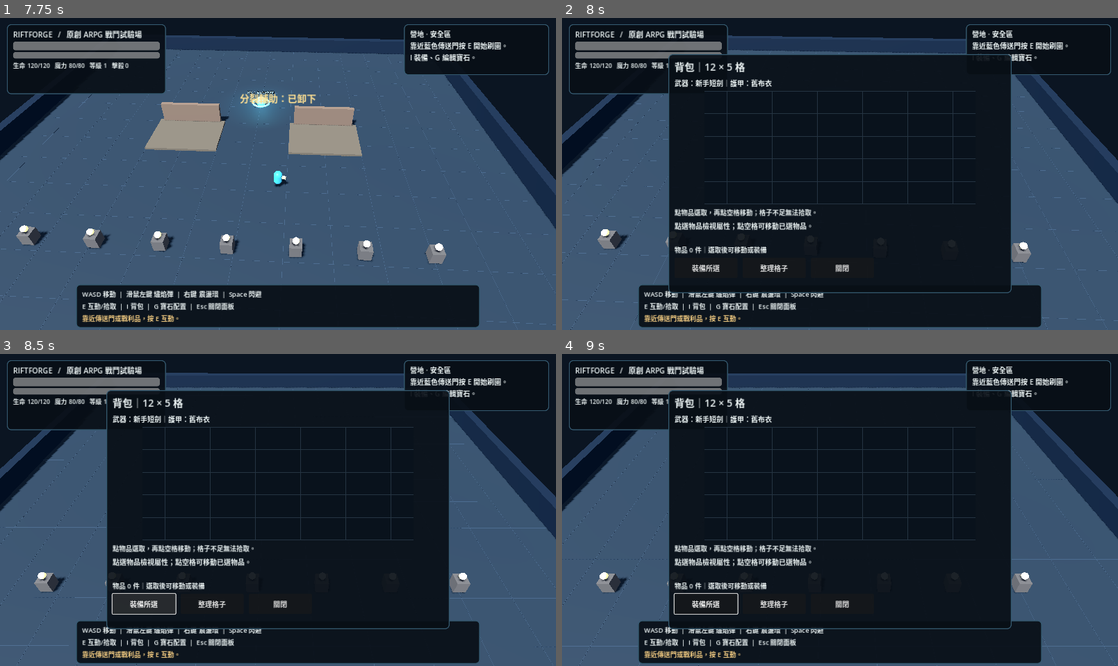
Above: before the commit, frames 1-4 (two rows, left to right).
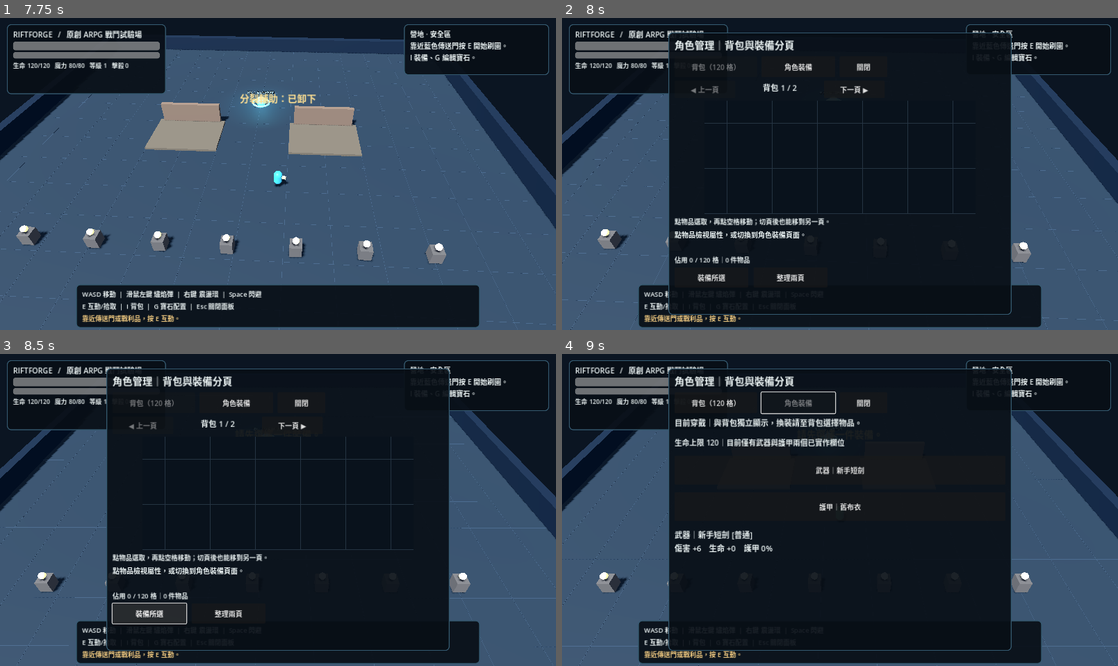
Above: after the commit, the same moments.

Repository: Lucypigr/Riftforge-Godot
Game: Godot game, scene res://scenes/main.tscn
The game is run twice, just before and just after one commit, with the same random seed, the same clock (stepped at 60 frames per second) and the same inputs.
Inputs (mouse positions are in pixels of both pictures, inside the frame that each line leads up to):
- Up to frame 1 (7.75 s): tap Enter at 0.5 s; move the mouse to (400, 158) at 0.52 s; press the mouse at (400, 158) at 0.53 s; hold D (move_right) 0.53-1.25 s; release the mouse at (400, 158) at 1.25 s; drag from (166, 189) to (250, 236) at 1.27 s; move the mouse to (333, 105) at 2.02 s; hold D (move_right) 2.03-2.75 s; tap G (gems) at 2.1 s; click "藍孔：穿透輔助 — 可再命中 1 隻敵人" at 2.75 s; click "藍孔：穿透輔助 — 可再命中 1 隻敵人" at 3.5 s; click "藍孔：穿透輔助 — 可再命中 1 隻敵人" at 4.25 s; click "綠孔：分裂輔助 — 3 顆投射物，每顆傷害 ×0.78" at 5 s; click "完成 [G]" at 5.75 s; tap Space (dash) at 6.5 s; drag from (250, 236) to (111, 127) at 6.52 s; move the mouse to (444, 220) at 7.27 s; hold A (move_left) from 7.28 s (still down); right-click (444, 220) at 7.35 s
- Up to frame 2 (8 s): keep holding A (move_left); tap I (inventory) at 7.9 s
- Up to frame 3 (8.5 s): release A (move_left) at 8 s; click "裝備所選" at 8 s
- Up to frame 4 (9 s): click (795, 403) at 8.75 s, where only the run after the commit has a clickable "角色裝備"

Frame 1 is identical in both runs. In frame 2, 8.6% of the frame differs, in the area x 19-81%, y 4-96%; in frame 3, 9.2%; in frame 4, 9.2%.

Commit message:
Separate equipment and backpack tabs and add inventory page navigation

Diff:
--- a/scripts/grid_hud.gd
+++ b/scripts/grid_hud.gd
@@ -1,77 +1,197 @@
 extends "res://scripts/hud.gd"
-## Grid is gameplay state, not decorative slots; equip/move uses grid validation.
+## Two distinct functional tabs: a 120-cell bag and a character equipment page.
 const Grid = preload("res://scripts/grid_inventory.gd")
 const GridView = preload("res://scripts/inventory_grid_view.gd")
-const INVENTORY_PANEL_SIZE := Vector2(790, 550)
+const INVENTORY_PANEL_SIZE := Vector2(790, 650)
 var _grid_view: Control
 var _grid_status: Label
 var _overflow_choices: OptionButton
+var _bag_page: VBoxContainer
+var _equipment_page: VBoxContainer
+var _bag_tab_button: Button
+var _equipment_tab_button: Button
+var _prev_button: Button
+var _next_button: Button
+var _page_label: Label
+var _weapon_button: Button
+var _armor_button: Button
+var _equipment_details: Label
+var _active_tab := 0
+var _grid_page := 0
 var _selected_index := -1
+var _inspected_slot := "weapon"
 
 func _build_inventory() -> void:
-	_inventory_panel = _panel(-395, -275, 395, 275, true)
+	_inventory_panel = _panel(-395, -325, 395, 325, true)
 	_inventory_panel.visible = false
 	var layout := VBoxContainer.new()
-	layout.add_theme_constant_override("separation", 7)
+	layout.add_theme_constant_override("separation", 8)
 	_inventory_panel.add_child(layout)
-	layout.add_child(_label("背包｜12 × 5 格", 23))
-	_equipment = _label("", 16)
-	layout.add_child(_equipment)
+	layout.add_child(_label("角色管理｜背包與裝備分頁", 23))
+	var tabs := HBoxContainer.new()
+	tabs.add_theme_constant_override("separation", 10)
+	layout.add_child(tabs)
+	_bag_tab_button = Button.new()
+	_bag_tab_button.text = "背包（120 格）"
+	_bag_tab_button.custom_minimum_size = Vector2(190, 48)
+	_bag_tab_button.pressed.connect(_open_bag)
+	tabs.add_child(_bag_tab_button)
+	_equipment_tab_button = Button.new()
+	_equipment_tab_button.text = "角色裝備"
+	_equipment_tab_button.custom_minimum_size = Vector2(170, 48)
+	_equipment_tab_button.pressed.connect(_open_equipment)
+	tabs.add_child(_equipment_tab_button)
+	var close_button := Button.new()
+	close_button.text = "關閉"
+	close_button.custom_minimum_size = Vector2(110, 48)
+	close_button.pressed.connect(toggle_inventory)
+	tabs.add_child(close_button)
+
+	_bag_page = VBoxContainer.new()
+	_bag_page.add_theme_constant_override("separation", 6)
+	layout.add_child(_bag_page)
+	var navigation := HBoxContainer.new()
+	navigation.add_theme_constant_override("separation", 12)
+	_bag_page.add_child(navigation)
+	_prev_button = Button.new()
+	_prev_button.text = "◀ 上一頁"
+	_prev_button.custom_minimum_size = Vector2(140, 40)
+	_prev_button.pressed.connect(_previous_page)
+	navigation.add_child(_prev_button)
+	_page_label = _label("", 18)
+	_page_label.custom_minimum_size = Vector2(180, 36)
+	_page_label.horizontal_alignment = HORIZONTAL_ALIGNMENT_CENTER
+	navigation.add_child(_page_label)
+	_next_button = Button.new()
+	_next_button.text = "下一頁 ▶"
+	_next_button.custom_minimum_size = Vector2(140, 40)
+	_next_button.pressed.connect(_next_page)
+	navigation.add_child(_next_button)
 	_grid_view = GridView.new()
 	_grid_view.custom_minimum_size = Vector2(624, 260)
 	_grid_view.size_flags_horizontal = Control.SIZE_SHRINK_CENTER
-	layout.add_child(_grid_view)
+	_bag_page.add_child(_grid_view)
 	_grid_view.cell_pressed.connect(_on_grid_cell)
-	layout.add_child(_label("點物品選取，再點空格移動；格子不足無法拾取。", 15))
+	_bag_page.add_child(_label("點物品選取，再點空格移動；切頁後也能移到另一頁。", 15))
 	_item_details = _label("點選物品檢視屬性", 16)
-	_item_details.custom_minimum_size = Vector2(0, 48)
+	_item_details.custom_minimum_size = Vector2(0, 52)
 	_item_details.autowrap_mode = TextServer.AUTOWRAP_WORD_SMART
-	layout.add_child(_item_details)
+	_bag_page.add_child(_item_details)
 	_grid_status = _label("", 15)
-	layout.add_child(_grid_status)
+	_bag_page.add_child(_grid_status)
 	_overflow_choices = OptionButton.new()
 	_overflow_choices.visible = false
 	_overflow_choices.item_selected.connect(_on_overflow_selected)
-	layout.add_child(_overflow_choices)
-	var actions := HBoxContainer.new()
-	actions.add_theme_constant_override("separation", 12)
-	layout.add_child(actions)
+	_bag_page.add_child(_overflow_choices)
+	var bag_actions := HBoxContainer.new()
+	bag_actions.add_theme_constant_override("separation", 12)
+	_bag_page.add_child(bag_actions)
 	var equip_button := Button.new()
 	equip_button.text = "裝備所選"
-	equip_button.custom_minimum_size = Vector2(145, 46)
+	equip_button.custom_minimum_size = Vector2(170, 46)
 	equip_button.pressed.connect(_equip_selected)
-	actions.add_child(equip_button)
+	bag_actions.add_child(equip_button)
 	var tidy_button := Button.new()
-	tidy_button.text = "整理格子"
-	tidy_button.custom_minimum_size = Vector2(145, 46)
+	tidy_button.text = "整理兩頁"
+	tidy_button.custom_minimum_size = Vector2(170, 46)
 	tidy_button.pressed.connect(_repack)
-	actions.add_child(tidy_button)
-	var close_button := Button.new()
-	close_button.text = "關閉"
-	close_button.custom_minimum_size = Vector2(145, 46)
-	close_button.pressed.connect(toggle_inventory)
-	actions.add_child(close_button)
+	bag_actions.add_child(tidy_button)
+
+	_equipment_page = VBoxContainer.new()
+	_equipment_page.add_theme_constant_override("separation", 18)
+	layout.add_child(_equipment_page)
+	_equipment_page.add_child(_label("目前穿戴｜與背包獨立顯示，換裝請至背包選擇物品。", 18))
+	_equipment = _label("", 17)
+	_equipment_page.add_child(_equipment)
+	_weapon_button = Button.new()
+	_weapon_button.custom_minimum_size = Vector2(580, 66)
+	_weapon_button.pressed.connect(_inspect_weapon)
+	_equipment_page.add_child(_weapon_button)
+	_armor_button = Button.new()
+	_armor_button.custom_minimum_size = Vector2(580, 66)
+	_armor_button.pressed.connect(_inspect_armor)
+	_equipment_page.add_child(_armor_button)
+	_equipment_details = _label("", 18)
+	_equipment_details.custom_minimum_size = Vector2(0, 100)
+	_equipment_details.autowrap_mode = TextServer.AUTOWRAP_WORD_SMART
+	_equipment_page.add_child(_equipment_details)
+	_bag_page.visible = true
+	_equipment_page.visible = false
+	_refresh_inventory()
+
+func toggle_inventory() -> void:
+	super.toggle_inventory()
+	if inventory_open:
+		_show_tab(0)
+
+func _open_bag() -> void:
+	_show_tab(0)
+
+func _open_equipment() -> void:
+	_show_tab(1)
+
+func _show_tab(target: int) -> void:
+	_active_tab = clampi(target, 0, 1)
+	_bag_page.visible = _active_tab == 0
+	_equipment_page.visible = _active_tab == 1
+	_bag_tab_button.disabled = _active_tab == 0
+	_equipment_tab_button.disabled = _active_tab == 1
+	_refresh_inventory()
+
+func _previous_page() -> void:
+	_set_grid_page(_grid_page - 1)
+
+func _next_page() -> void:
+	_set_grid_page(_grid_page + 1)
+
+func _set_grid_page(next_page: int) -> void:
+	_grid_page = clampi(next_page, 0, Grid.PAGE_COUNT - 1)
+	_refresh_inventory()
 
 func _refresh_inventory() -> void:
-	if game == null:
+	if game == null or _grid_view == null:
 		return
 	if _selected_index >= game.inventory.size():
 		_selected_index = -1
-	_equipment.text = "武器：%s｜護甲：%s" % [game.equipment["weapon"]["name"], game.equipment["armor"]["name"]]
-	_grid_view.show_items(game.inventory, _selected_index)
+	_grid_view.show_items(game.inventory, _selected_index, _grid_page)
+	_page_label.text = "背包 %d / %d" % [_grid_page + 1, Grid.PAGE_COUNT]
+	_prev_button.disabled = _grid_page <= 0
+	_next_button.disabled = _grid_page >= Grid.PAGE_COUNT - 1
 	var extra := Grid.overflow_count(game.inventory)
-	_grid_status.text = "物品 %d 件｜未能放入格子的舊物品 %d 件" % [game.inventory.size(), extra] if extra > 0 else "物品 %d 件｜選取後可移動或裝備" % game.inventory.size()
+	var cells := Grid.occupied_cells(game.inventory)
+	_grid_status.text = "佔用 %d / %d 格｜%d 件物品" % [cells, Grid.COLS * Grid.ROWS, game.inventory.size()]
+	if extra > 0:
+		_grid_status.text += "｜舊檔待整理 %d 件" % extra
 	_overflow_choices.clear()
 	for i in range(game.inventory.size()):
 		var item: Dictionary = game.inventory[i]
 		if not Grid.placed(item):
 			_overflow_choices.add_item("舊檔溢出：%s" % str(item.get("name", "未知物品")), i)
 	_overflow_choices.visible = extra > 0
+	var weapon: Dictionary = game.equipment["weapon"]
+	var armor: Dictionary = game.equipment["armor"]
+	_equipment.text = "生命上限 %d｜目前僅有武器與護甲兩個已實作欄位" % int(game.player.max_hp)
+	_weapon_button.text = "武器｜%s" % str(weapon.get("name", "未知"))
+	_armor_button.text = "護甲｜%s" % str(armor.get("name", "未知"))
+	_inspect_equipped(_inspected_slot)
 	_update_selection()
+
+func _inspect_weapon() -> void:
+	_inspect_equipped("weapon")
+
+func _inspect_armor() -> void:
+	_inspect_equipped("armor")
+
+func _inspect_equipped(slot: String) -> void:
+	_inspected_slot = slot
+	if game == null:
+		return
+	var item: Dictionary = game.equipment[slot]
+	_equipment_details.text = "%s｜%s [%s]\n傷害 +%s　生命 +%s　護甲 %s%%" % ["武器" if slot == "weapon" else "護甲", str(item.get("name", "未知")), str(item.get("rarity", "普通")), str(item.get("damage", 0)), str(item.get("hp", 0)), str(int(float(item.get("armor", 0.0)) * 100.0))]
 
 func _update_selection() -> void:
 	if _selected_index < 0 or _selected_index >= game.inventory.size():
-		_item_details.text = "點選物品檢視屬性；點空格可移動已選物品。"
+		_item_details.text = "點物品檢視屬性，或切換到角色裝備頁面。"
 		return
 	var item: Dictionary = game.inventory[_selected_index]
 	var shape := Grid.footprint(item)
@@ -83,9 +203,10 @@
 		_selected_index = hit
 	elif _selected_index >= 0:
 		if Grid.move(game.inventory, _selected_index, x, y):
+			_grid_page = int(y / Grid.PAGE_ROWS)
 			game.save_progress()
 		else:
-			announce("放置失敗：超出邊界或與其他物品重疊。")
+			announce("放置失敗：超出本頁範圍或與其他物品重疊。")
 	_refresh_inventory()
 
 func _on_overflow_selected(option: int) -> void:
@@ -93,7 +214,7 @@
 	_refresh_inventory()
 
 func _equip_selected() -> void:
-	if _selected_index < 0:
+	if _selected_index < 0 or _selected_index >= game.inventory.size():
 		announce("請先選擇一件裝備。")
 		return
 	game.equip_item(_selected_index)
@@ -107,7 +228,8 @@
 		item["grid_y"] = -1
 		game.inventory[i] = item
 	var extra := Grid.normalize(game.inventory)
+	_grid_page = 0
 	_selected_index = -1
 	game.save_progress()
 	_refresh_inventory()
-	announce("格子已整理" if extra == 0 else "已整理；仍有 %d 件舊物品無法放入。" % extra)
+	announce("兩頁已整理" if extra == 0 else "已整理；仍有 %d 件舊物品無法放入。" % extra)
